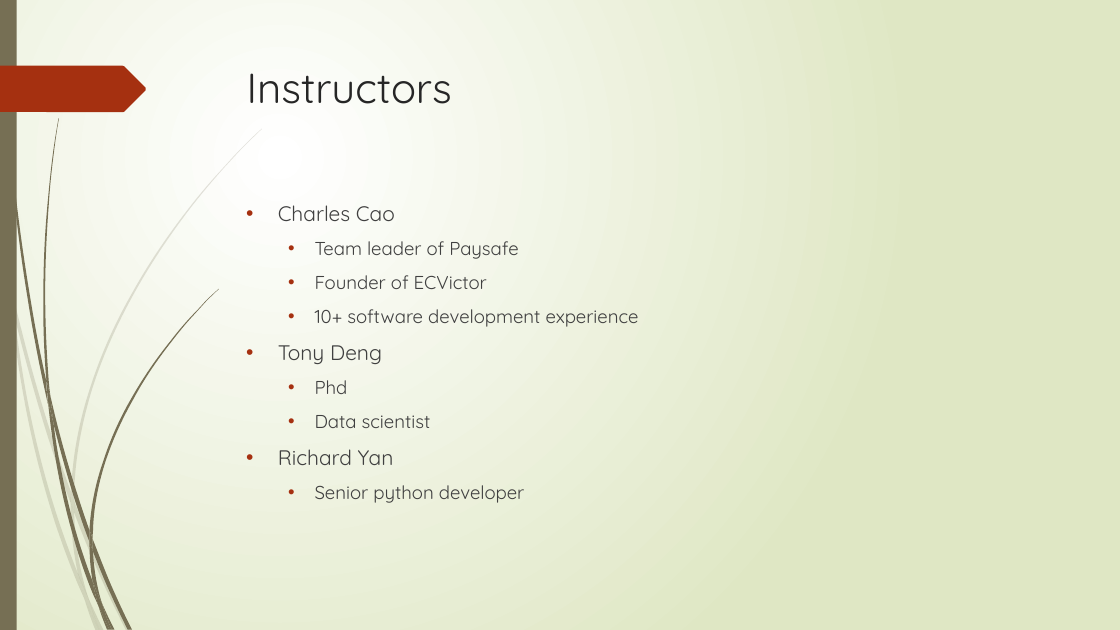
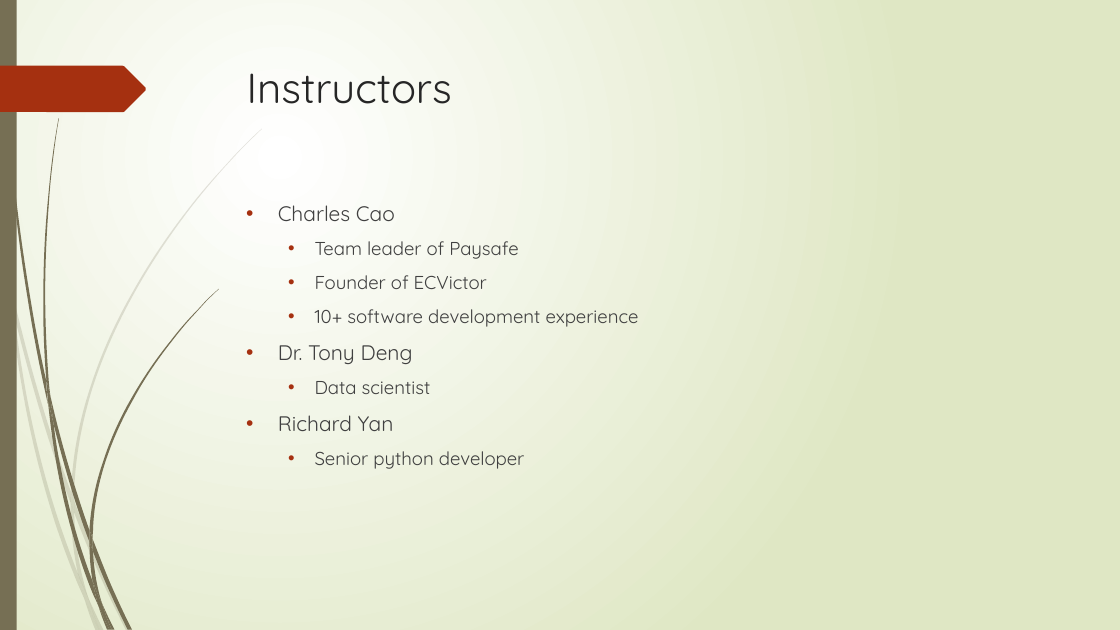
Before and after one commit to flyworker/python-automation-testing, a slide deck: slide 2 of document/course1.pptx. Drawn at 1120x630 pixels with LibreOffice and Linux fonts; fonts in the diff are those of the drawing. Boxes give left, top, right and bottom in pixels: in the first picture for what was removed or moved away, otherwise in the second. Text is boxed around its words. In the diff, an @@ line names an element or a change of style, - is before the commit and + after.

```diff
--- a/document/course1.pptx
+++ b/document/course1.pptx
@@ text at box(278, 345, 413, 364): text changed @@
-• Tony Deng
-  • Phd
+• Dr. Tony Deng
```
Also in this commit, not shown: 19 slides added, 5 other files.
